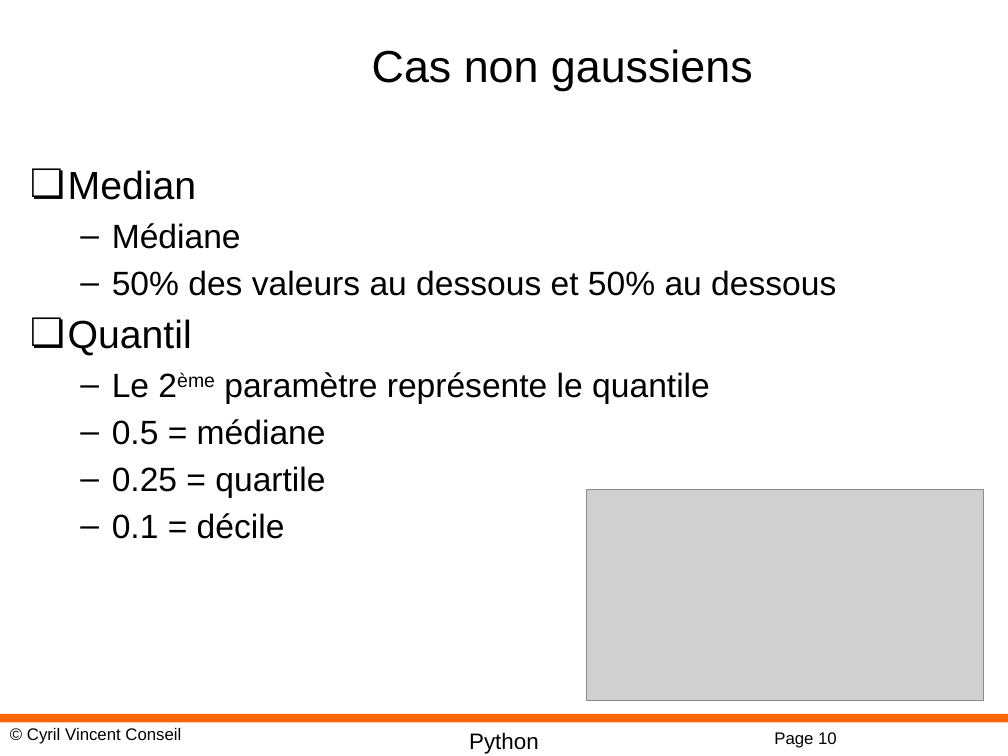
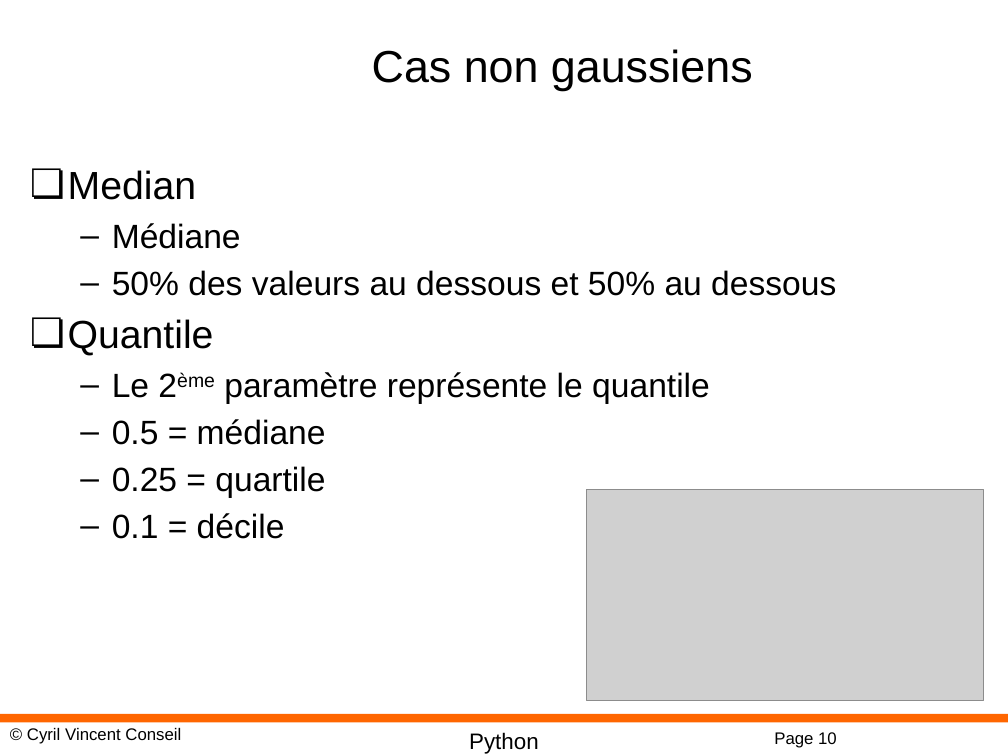
Before and after one commit to cyrilvincent/math, a slide deck: slide 10 of ppt/PythonMath09-Stats.pptx. Drawn at 1008x756 pixels with LibreOffice and Linux fonts; fonts in the diff are those of the drawing; grey boxes stand for pictures; background and template pictures are left out. Boxes give left, top, right and bottom in pixels: in the first picture for what was removed or moved away, otherwise in the second. Text is boxed around its words. In the diff, an @@ line names an element or a change of style, - is before the commit and + after.

```diff
--- a/ppt/PythonMath09-Stats.pptx
+++ b/ppt/PythonMath09-Stats.pptx
@@ text at (x1=68, y1=319, x2=214, y2=356): text changed @@
-❏ Quantil
+❏ Quantile
```
Also in this commit, not shown: 1 other file.
